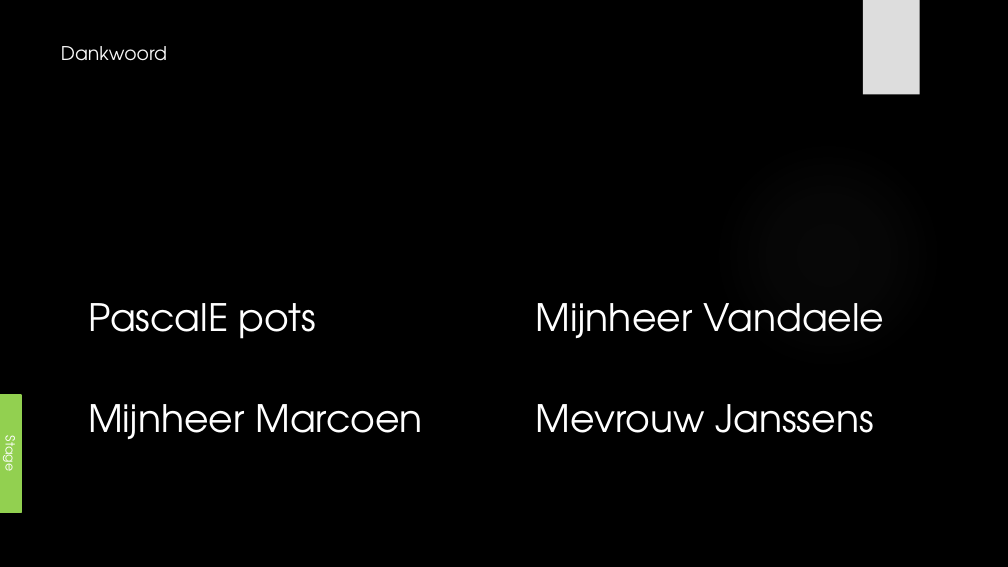
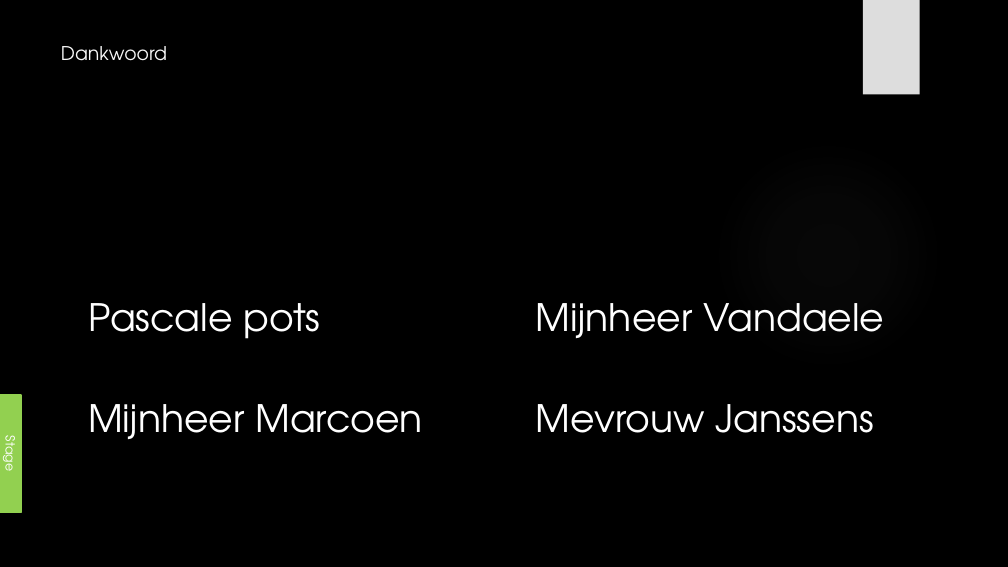
Before and after one commit to its-3ncrypt/Led_Cube_arduino, a slide deck: slide 20 of _Administratie/Presentatie GIP.pptx. Drawn at 1008x567 pixels with LibreOffice and Linux fonts; fonts in the diff are those of the drawing; background and template pictures are left out. Boxes give left, top, right and bottom in pixels: in the first picture for what was removed or moved away, otherwise in the second. Text is boxed around its words. In the diff, an @@ line names an element or a change of style, - is before the commit and + after.

```diff
--- a/_Administratie/Presentatie GIP.pptx
+++ b/_Administratie/Presentatie GIP.pptx
@@ text at (88,303,320,339): text changed @@
-PascalE pots
+Pascale pots
```
Also in this commit, not shown: 1 other slide changed.
